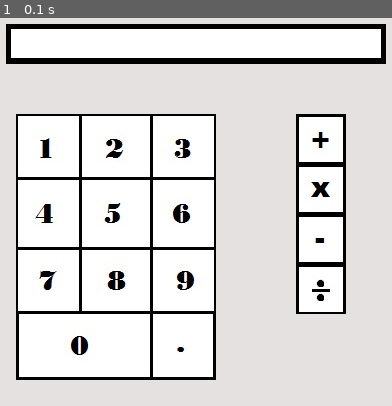
Above: before the commit, frame 1.
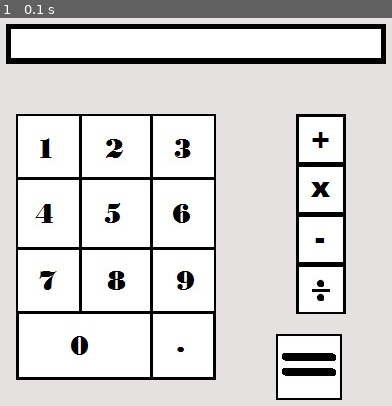
Above: after the commit, the same moment.

Repository: Regedit1/Pygame-Calculator
Game: pygame game, started from calculator.py
The game is run twice, just before and just after one commit, with the same random seed, the same clock (stepped at 60 frames per second) and the same inputs. The source is Python 2; it was converted automatically to run under Python 3.
Inputs:
- Up to frame 1 (0.1 s): no input

The runs differ from the first frame. In frame 1, 2.9% of the frame differs, in the area x 70-88%, y 81-99%.

Commit message:
Developed input

Diff:
--- a/calculator.py
+++ b/calculator.py
@@ -11,6 +11,7 @@
 panel = pygame.image.load("panel.jpg").convert()
 numpad = pygame.image.load("numpad.jpg").convert()
 function = pygame.image.load("functions.jpg").convert()
+equals = pygame.image.load("equals.jpg").convert()
 forn = "num"
 def funcornum(x,y):
     if x > 20 and x < 220 and y > 100 and y < 366:
@@ -55,6 +56,21 @@
             number = 0
         else:
             number = "none"
+    elif x > 152 and x < 220:
+        if y > 100 and y < 166:
+            print 3
+            number = 3
+        if y > 166 and y < 233:
+            print 6
+            number = 6
+        if y > 233 and y < 300:
+            print 9
+            number = 9
+        if y > 300 and y < 366:
+            print "."
+            number = "."
+        else:
+            number = "none"
 
     else:
         number =  "none"
@@ -82,4 +98,5 @@
     background.blit(panel, (10,10))
     background.blit(numpad, (20,100))
     background.blit(function, (300,100))
+    background.blit(equals, (280,320))
     pygame.display.update()
